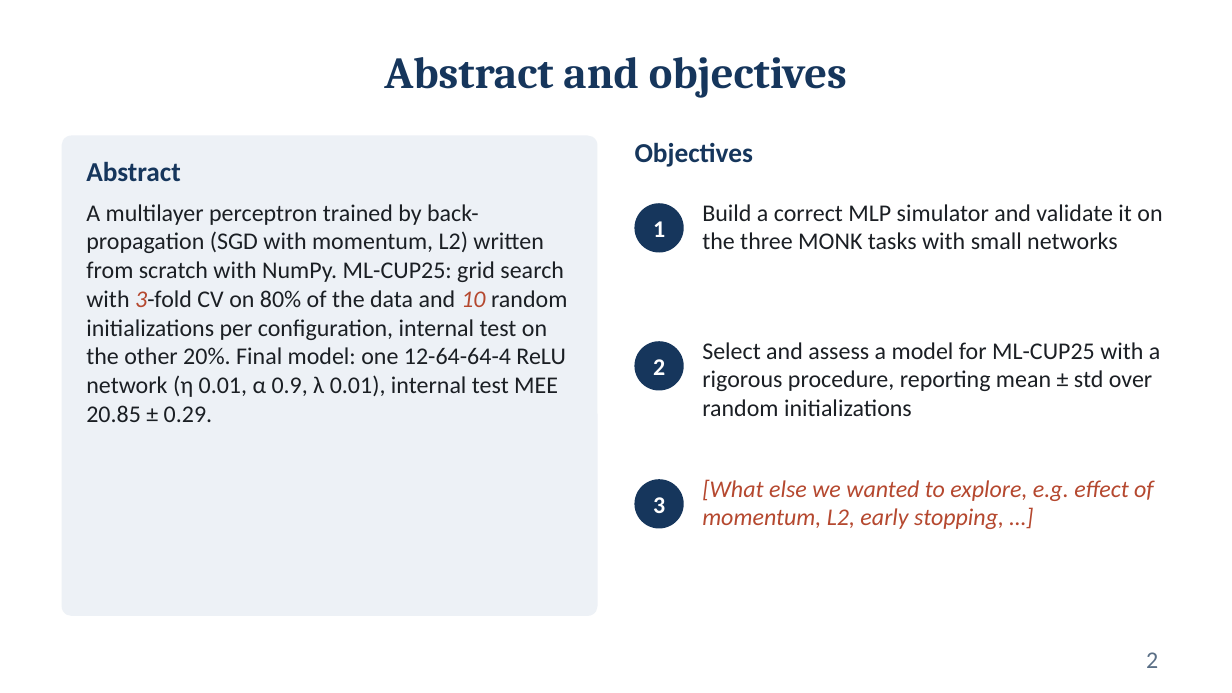
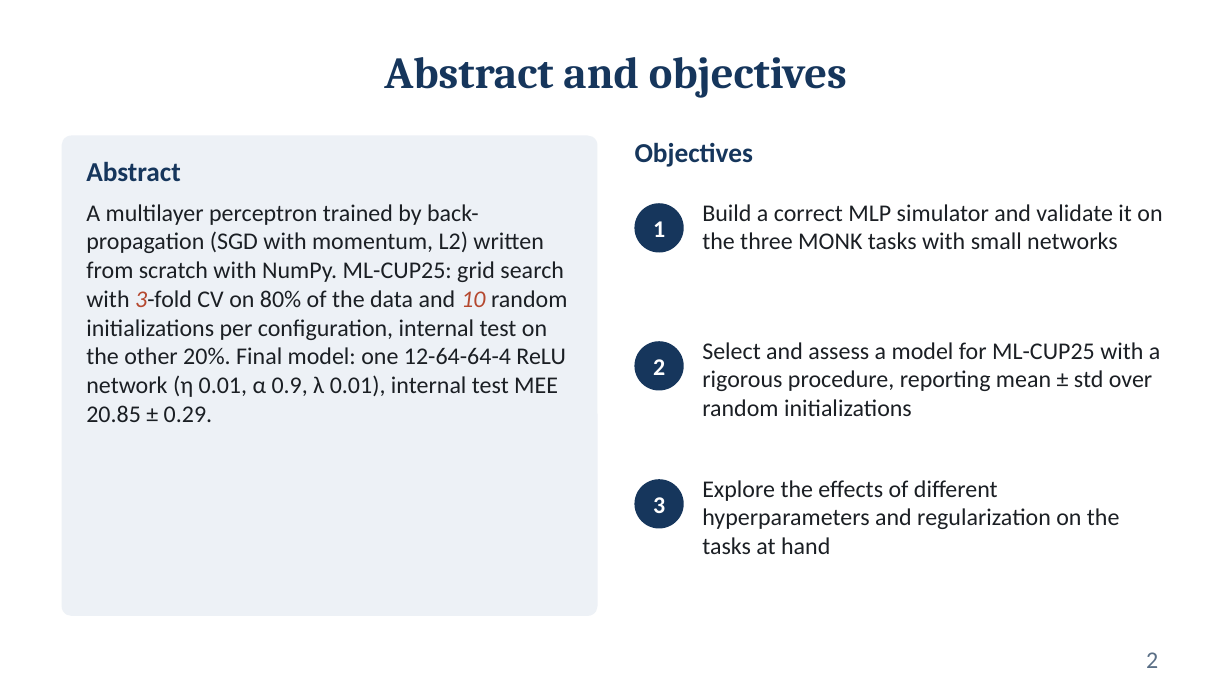
Before and after one commit to Fred-ef/ml_proj, a slide deck: slide 2 of Federico_Cristofaro_ML-2025_slides.pptx. Drawn at 1232x693 pixels with LibreOffice and Linux fonts; fonts in the diff are those of the drawing. Boxes give left, top, right and bottom in pixels: in the first picture for what was removed or moved away, otherwise in the second. Text is boxed around its words. In the diff, an @@ line names an element or a change of style, - is before the commit and + after.

```diff
--- a/Federico_Cristofaro_ML-2025_slides.pptx
+++ b/Federico_Cristofaro_ML-2025_slides.pptx
@@ text at (702,480,1120,554): text changed; text colour #B5482F to #1B1F24; italic off @@
-[What else we wanted to explore, e.g. effect of momentum, L2, early stopping, …]
+Explore the effects of different hyperparameters and regularization on the tasks at hand
```
Also in this commit, not shown: 9 other slides changed, 5 slides added, 10 slides removed, 1 other file.
